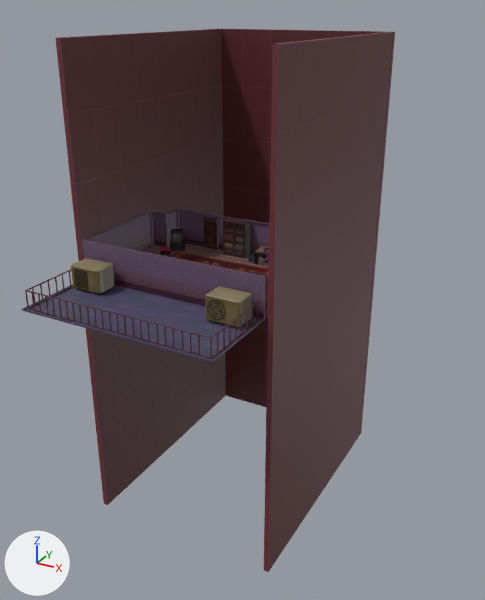
What one commit did to the Blender file YumeNikki/Models/Room/Piso.blend.
One viewpoint serves both versions: a 50 mm lens placed at (30.5, -55.2, 48.5), pointed at (-1.2, 2.5, 19.7). Every picture has the same lights, and +X, +Y and +Z are marked at lower left.

Objects in the first picture: 'Alfombra', 'Cube.005', 'Librero', 'NurbsPath.043', 'Plane.001', 'Ventilador', 'Wall', 'Wall.001', 'Wall.002'.
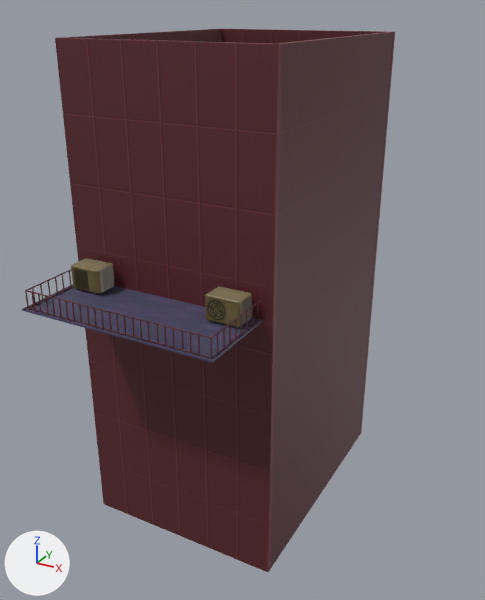
Location of each change, [x1, y1, x2, y2] in pixels of the pictures (485 x 600 px):
```json
{"object": "Wall.003", "change": "added", "after": [55, 38, 282, 572], "on screen": "brown"}
{"object": "Wall.001", "change": "unchanged, covered by the edit", "before": [55, 29, 226, 505], "after": [59, 29, 222, 42]}
{"object": "Wall.002", "change": "unchanged, covered by the edit", "before": [222, 29, 395, 434], "after": [222, 29, 395, 434]}
```

The change, as JSON lines over the scene's bpy script:
```json
{"op": "add", "block": "img_piso_png_003", "code": ["img_piso_png_003 = load_image('Piso.png.003', 'Piso.png', 256, 256, 'sRGB')"]}
{"op": "add", "block": "mat_material_026", "code": ["mat_material_026 = principled_material('Material.026')", "mat_material_026.texture = img_piso_png_003"]}
{"op": "add", "block": "me_plane_002", "code": ["me_plane_002 = bpy.data.meshes.new('Plane.002')", "me_plane_002.from_pydata(...)  # 126 vertices, 124 faces; spans x 1.0..1.05, y -0.75..0.75, z 0.0..3.7", "me_plane_002.materials.append(mat_material_026)  # picture img_piso_png_003"]}
{"op": "add", "block": "ob_wall_003", "code": ["ob_wall_003 = bpy.data.objects.new('Wall.003', me_plane_002)", "ob_wall_003.location = (0.1, -21.8, 0.0)", "ob_wall_003.rotation_euler = (0.0, 0.0, 1.571)  # degrees (0, 0, 90)", "ob_wall_003.scale = (9.32, 13.0, 12.5)"]}
```
